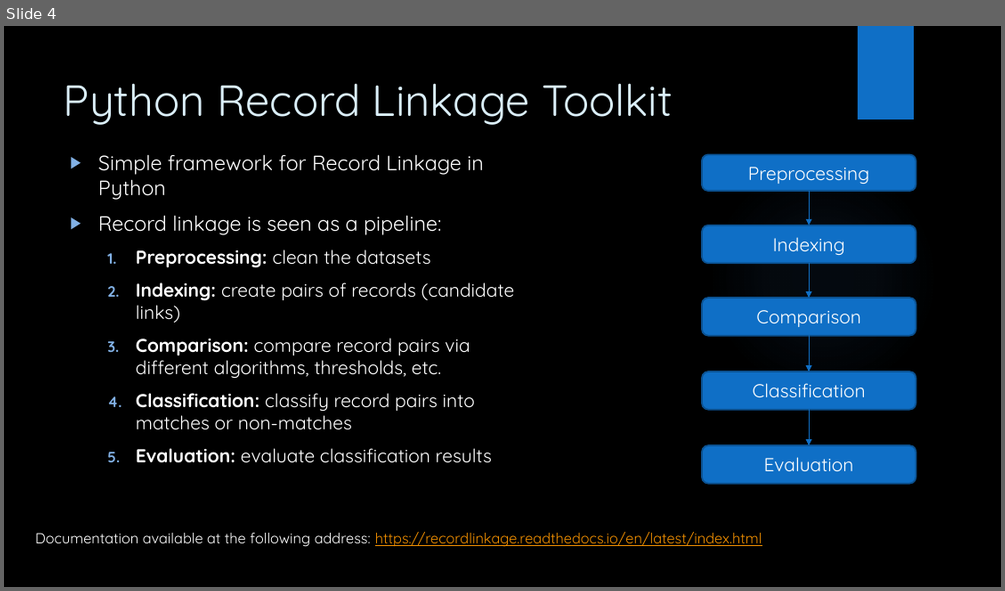
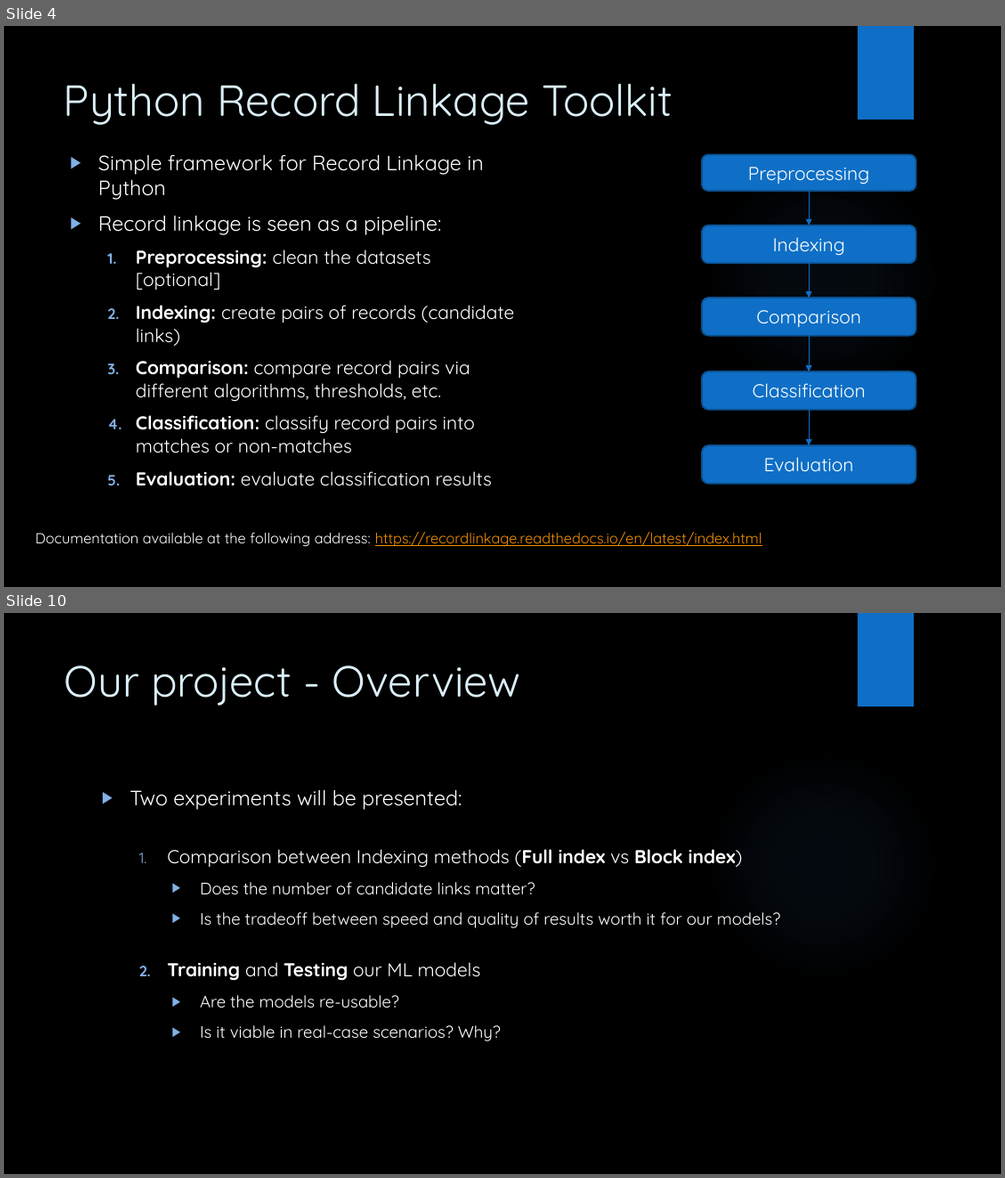
Before and after one commit to frenkowski/ML_aided_RecordLinkage, a slide deck: slides/Machine Learning aided Record Linkage.pptx. Shown one above the other, each under a label of ours: slide 4 before the commit, slides 4 and 10 after it; the slides between them are not shown. The pictures are 1005x591 and 1005x1178 pixels, drawn with LibreOffice and Linux fonts; fonts in the diff are those of the drawing; background and template pictures are left out. Boxes give left, top, right and bottom in pixels: in the first picture for what was removed or moved away, otherwise in the second. Text is boxed around its words. In the diff, an @@ line names an element or a change of style, - is before the commit and + after.

```diff
--- a/slides/Machine Learning aided Record Linkage.pptx
+++ b/slides/Machine Learning aided Record Linkage.pptx
@@ slide 10 added at (x1=4, y1=613, x2=1001, y2=1174), background picture (left out); not listed: 2 template elements that a slide beside it also shows @@
@@ title added at (x1=65, y1=666, x2=521, y2=706), 42 pt, text #DBEFF9 @@
+Our project - Overview
@@ text added at (x1=129, y1=789, x2=781, y2=1041), 16 pt, text #FFFFFF @@
+▶ Two experiments will be presented:
+  1. Comparison between Indexing methods (Full index vs Block index)
+    ▶ Does the number of candidate links matter?
+    ▶ Is the tradeoff between speed and quality of results worth it for our models?
+  2. Training and Testing our ML models
+    ▶ Are the models re-usable?
+    ▶ Is it viable in real-case scenarios? Why?
@@ slide 4 changed as well @@
@@ text at (x1=136, y1=249, x2=431, y2=289): text changed @@
-  1. Preprocessing: clean the datasets
+  1. Preprocessing: clean the datasets
+     [optional]
```
Also in this commit, not shown: 5 other slides changed, 23 other slides added, 3 other files.
